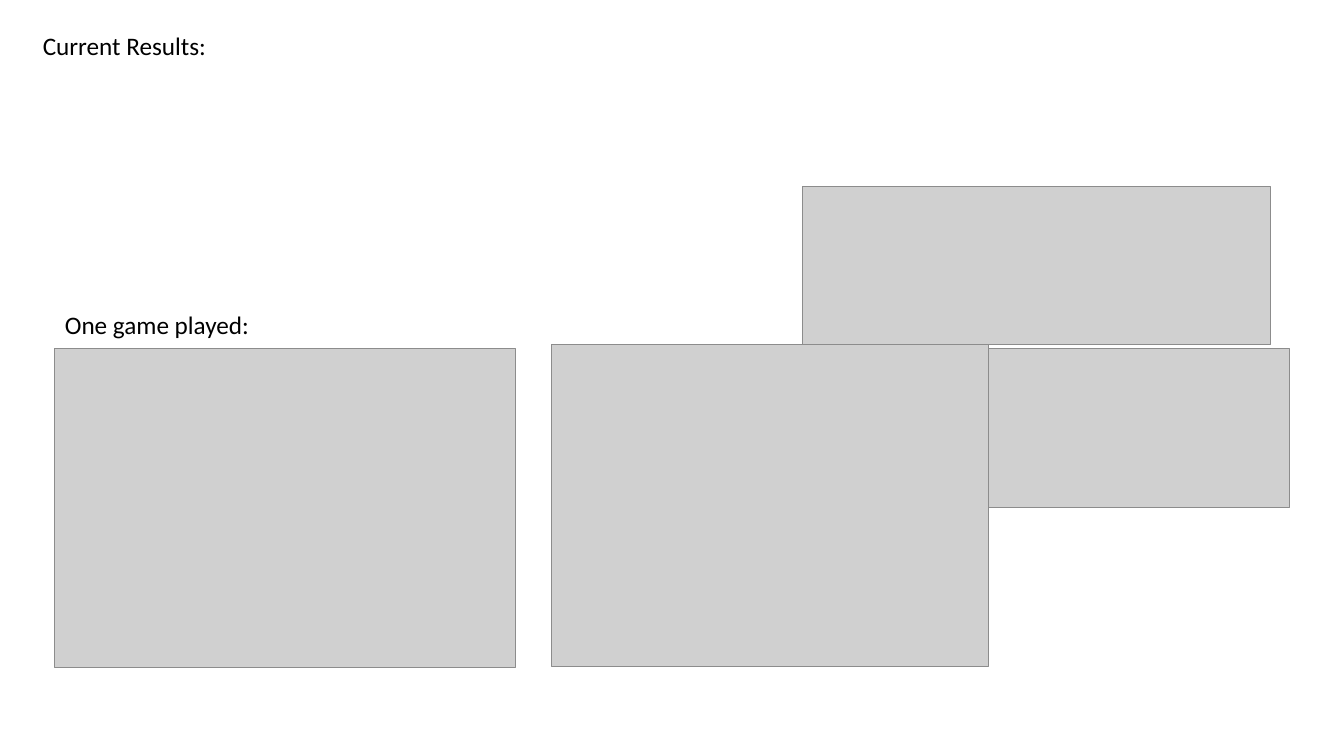
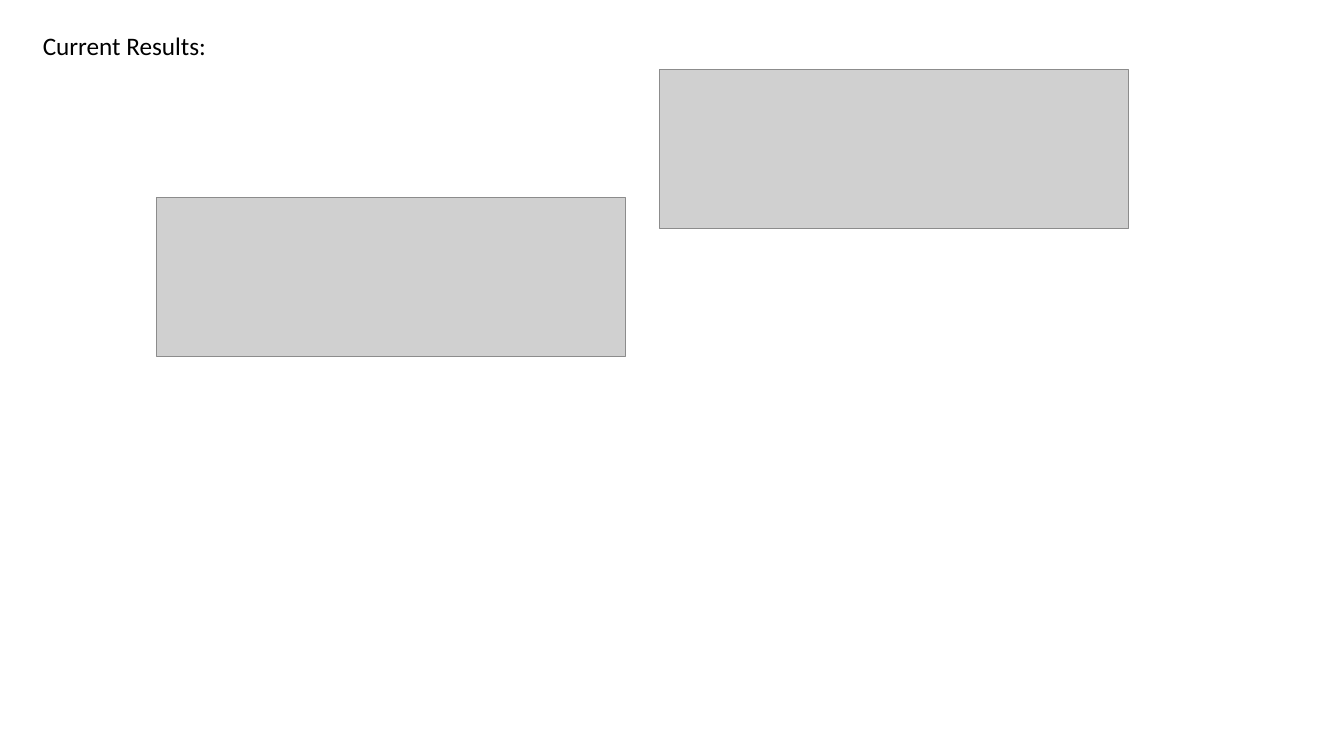
Before and after one commit to Alli1223/comp320-comp360-dissertation, a slide deck: slide 4 of Presentations/Findings Presentation/Findings.pptx. Drawn at 1344x756 pixels with LibreOffice and Linux fonts; fonts in the diff are those of the drawing; grey boxes stand for pictures. Boxes give left, top, right and bottom in pixels: in the first picture for what was removed or moved away, otherwise in the second. Text is boxed around its words. In the diff, an @@ line names an element or a change of style, - is before the commit and + after.

```diff
--- a/Presentations/Findings Presentation/Findings.pptx
+++ b/Presentations/Findings Presentation/Findings.pptx
@@ picture: place and size @@
-picture at (821,349,1290,507)
+picture at (659,70,1128,228)
@@ picture: place and size @@
-picture at (803,187,1271,345)
+picture at (156,198,625,356)
@@ text removed at (65,316,249,339) @@
-One game played:
@@ picture removed at (54,349,515,667) @@
@@ picture removed at (552,345,989,666) @@
```
Also in this commit, not shown: 2 other slides changed, 24 other files.
